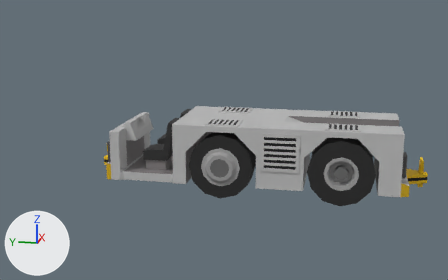
A saved change to the FBX model Assets/Art/tug.fbx.
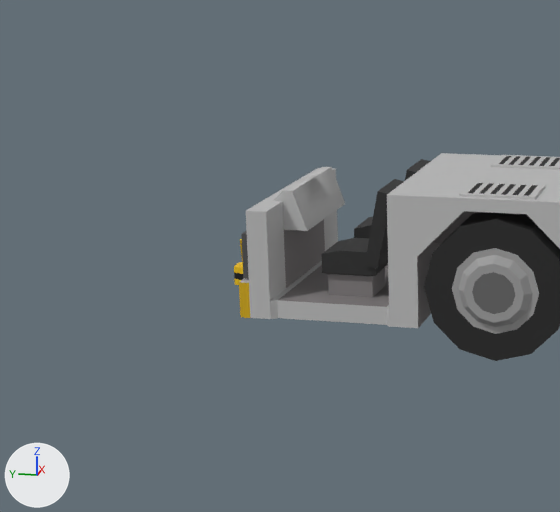
There are two pictures of each version: one whole from a camera (50 mm lens) standing at (-14.99, -1.45, 4.85) and looking at (0.0, 1.55, 1.11), one close up on the part from 0% to 56% of the width and 14% to 95% of the height. Arrows for +X, +Y and +Z are at lower left; the lights stay in place. Where no turn or scale is listed for an object, it has been applied to the vertices.

The first close-up shows 'tug_body', 'tug_top-vents', 'wheel_fl'.
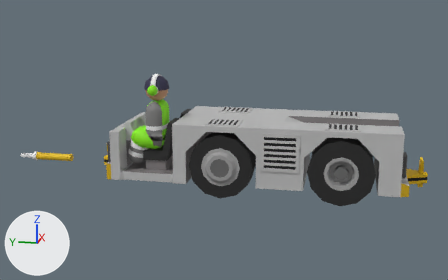
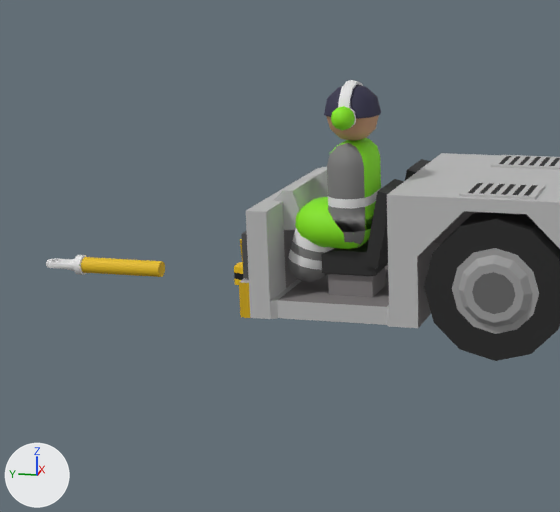
Where the change shows, as pixel boxes [x1, y1, x2, y2] in the close-ups (560 x 512 px):
'dude_TORSO', added: after [324, 80, 381, 248]
    faces in mat_dude_shirt (grey #7d7d7c): [327, 138, 369, 248]
    faces in mat_dude_hiviz_green (green #86e711): [330, 106, 381, 247]
    faces in mat_dude_cap (dark blue #302e49): [324, 85, 381, 119]
    faces in mat_dude_skin (brown #d0a07c): [326, 115, 379, 141]
    faces in mat_dude_hiviz_stripe (white #e7e7e7): [328, 188, 381, 208]
'dude_LEGS', added: after [288, 197, 360, 282]
    faces in mat_dude_hiviz_green (green #86e711): [295, 197, 360, 249]
    faces in mat_dude_shirt (grey #7d7d7c): [288, 241, 326, 282]
    faces in mat_dude_hiviz_stripe (white #e7e7e7): [288, 228, 334, 270]
'towbar_middle', added (yellow): after [81, 257, 165, 277]
'towbar_end', added: after [46, 255, 87, 275]

The change, as a diff of the scene's bpy script:
```diff
--- a/Assets/Art/tug.fbx.py
+++ b/Assets/Art/tug.fbx.py
@@ ob_dude_legs @@
+ob_dude_legs = bpy.data.objects.new('dude_LEGS', me_cube_009_1)  # 268 vertices, 288 faces; spans x -0.431..0.431, y -0.221..0.75, z -1.108..-0.199; in mat_dude_shirt (grey #7d7d7c), mat_dude_hiviz_stripe (white #e7e7e7), mat_dude_hiviz_green (green #86e711)
+ob_dude_legs.location = (-0.6, 3.1, 1.69)
@@ ob_towbar_middle @@
+ob_towbar_middle = bpy.data.objects.new('towbar_middle', me_cylinder_007)  # 24 vertices, 13 faces; spans x -0.097..0.097, y -0.5..0.5, z -0.097..0.097; in mat_towbar_body (yellow #e7bd17)
+ob_towbar_middle.location = (0.0, 6.21, 0.42)
@@ ob_dude_torso @@
+ob_dude_torso = bpy.data.objects.new('dude_TORSO', me_cube_008_1)  # 353 vertices, 368 faces; spans x -0.49..0.49, y -0.31..0.31, z -0.1..1.72; in mat_dude_skin (brown #d0a07c), mat_dude_cap (dark blue #302e49), mat_dude_shirt (grey #7d7d7c), mat_dude_hiviz_stripe (white #e7e7e7), mat_dude_hiviz_green (green #86e711), mat_dude_headphone_frame (white #e7e7e7)
+ob_dude_torso.location = (-0.6, 3.1, 1.11)
@@ ob_towbar_end @@
+ob_towbar_end = bpy.data.objects.new('towbar_end', me_cylinder_006)  # 97 vertices, 88 faces; spans x -0.122..0.122, y 0.0..0.506, z -0.122..0.122
+ob_towbar_end.location = (0.0, 6.7, 0.41)
```
